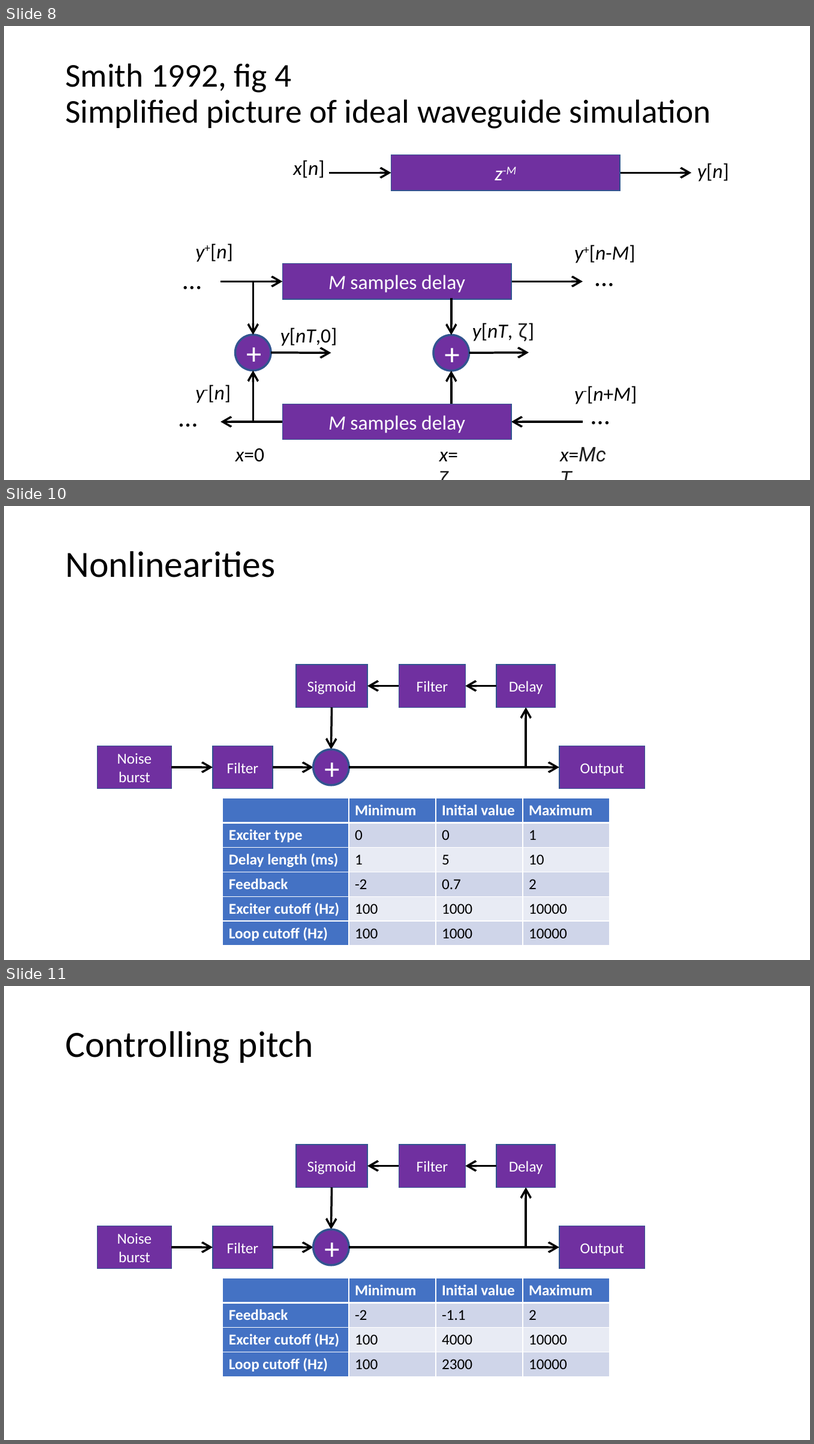
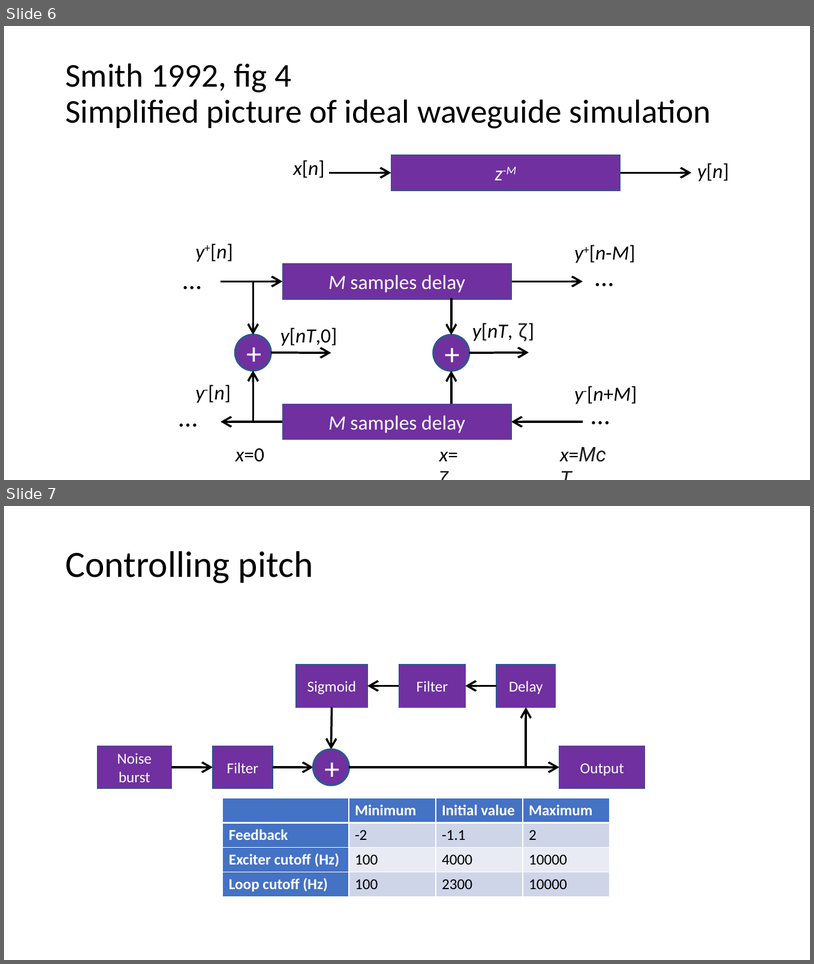
Before and after one commit to joshreiss/digital-waveguides-review, a slide deck: Figures and settings.pptx. Shown one above the other, each under a label of ours: slides 8, 10 and 11 before the commit, slides 6 and 7 after it; the slides between them are not shown. The pictures are 814x1444 and 814x964 pixels, drawn with LibreOffice and Linux fonts; fonts in the diff are those of the drawing. Boxes give left, top, right and bottom in pixels: in the first picture for what was removed or moved away, otherwise in the second. Text is boxed around its words. In the diff, an @@ line names an element or a change of style, - is before the commit and + after.

```diff
--- a/Figures and settings.pptx
+++ b/Figures and settings.pptx
@@ slide 10 removed at <box>4,506,810,960</box>, background #FFFFFF @@
@@ title removed at <box>65,551,275,577</box> @@
-Nonlinearities
@@ rectangle removed at <box>296,664,368,708</box> @@
-Sigmoid
@@ rectangle removed at <box>399,664,465,708</box> @@
-Filter
@@ rectangle removed at <box>497,664,556,708</box> @@
-Delay
@@ arrow removed from (399, 685) to (368, 685) @@
@@ arrow removed from (497, 685) to (465, 685) @@
@@ arrow removed from (332, 708) to (331, 749) @@
@@ arrow removed from (526, 768) to (526, 708) @@
@@ rectangle removed at <box>97,745,171,789</box> @@
-Noise
-burst
@@ rectangle removed at <box>213,745,273,789</box> @@
-Filter
@@ ellipse removed at <box>314,749,350,785</box> @@
-+
@@ rectangle removed at <box>560,745,646,789</box> @@
-Output
@@ arrow removed from (171, 768) to (213, 768) @@
@@ arrow removed from (273, 768) to (314, 768) @@
@@ arrow removed from (350, 768) to (560, 768) @@
@@ table removed at <box>223,798,610,945</box>, 6 rows, 4 columns @@
- | Minimum | Initial value | Maximum
-Exciter type | 0 | 0 | 1
-Delay length (ms) | 1 | 5 | 10
-Feedback | -2 | 0.7 | 2
-Exciter cutoff (Hz) | 100 | 1000 | 10000
-Loop cutoff (Hz) | 100 | 1000 | 10000
@@ what was slide 8 is now slide 6 @@
@@ what was slide 11 is now slide 7 @@
```
Also in this commit, not shown: 3 other slides removed, 38 other files.
